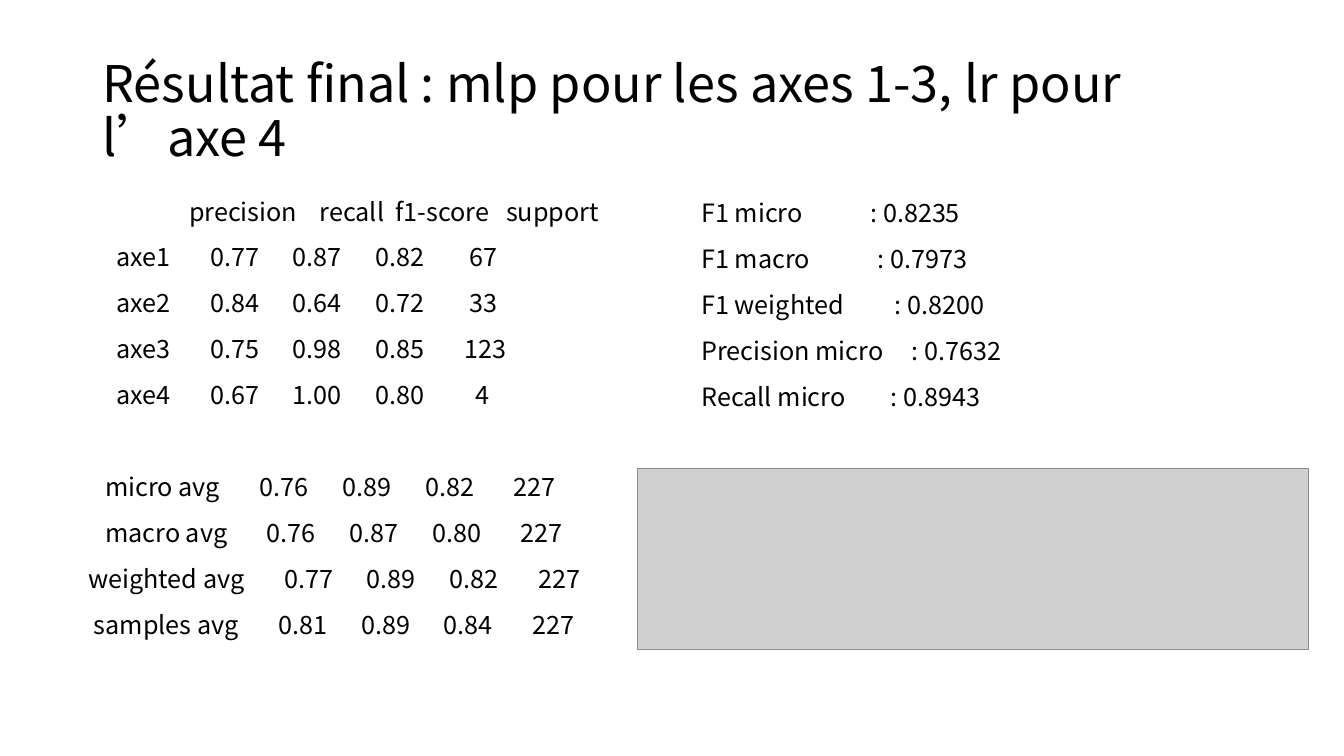
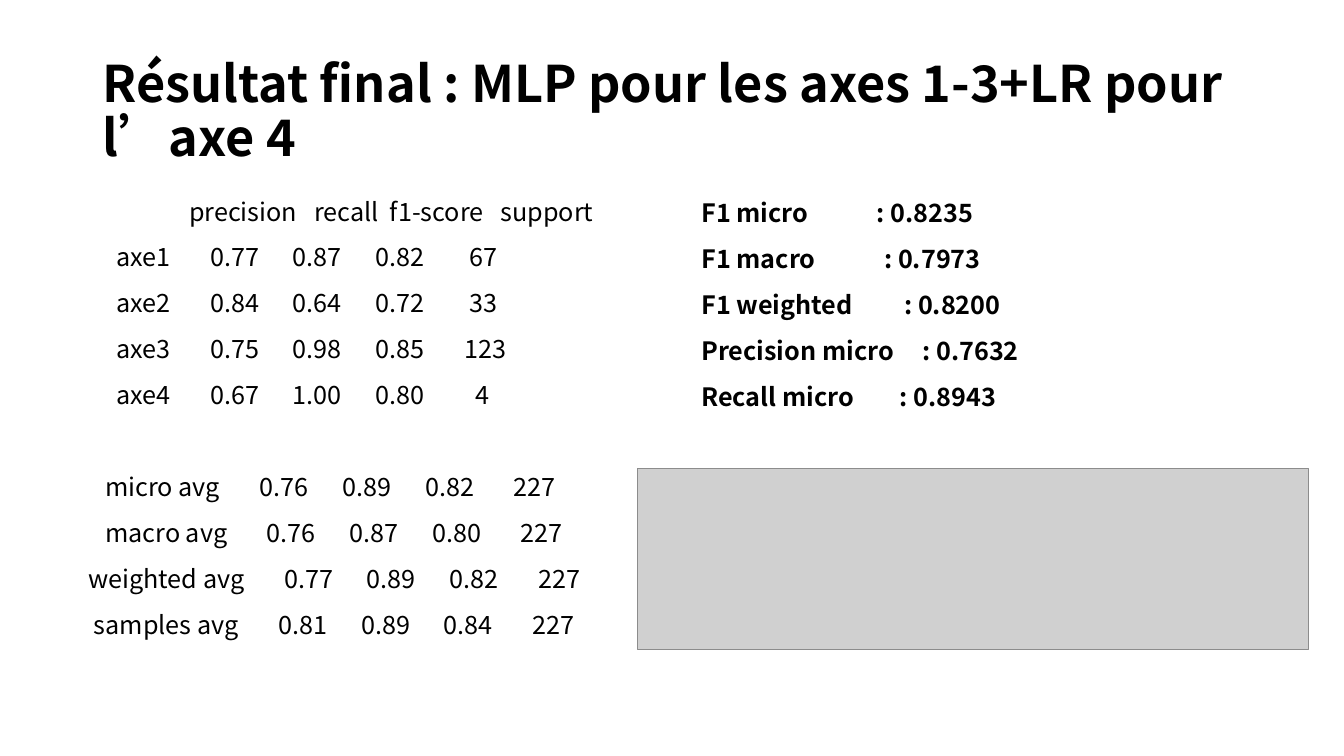
Before and after one commit to yeliu-dh/hal_insight, a slide deck: slide 8 of axe_classification.pptx (slide 9 before the commit). Drawn at 1344x756 pixels with LibreOffice and Linux fonts; fonts in the diff are those of the drawing; grey boxes stand for pictures. Boxes give left, top, right and bottom in pixels: in the first picture for what was removed or moved away, otherwise in the second. Text is boxed around its words. In the diff, an @@ line names an element or a change of style, - is before the commit and + after.

```diff
--- a/axe_classification.pptx
+++ b/axe_classification.pptx
@@ title at <box>102,55,1223,157</box>: text changed; bold on @@
-Résultat final : mlp pour les axes 1-3, lr pour l’axe 4
+Résultat final : MLP pour les axes 1-3+LR pour l’axe 4
@@ text "precision recall f1-score support" rewrapped from <box>88,200,599,640</box> to <box>88,200,593,640</box> @@
@@ text "F1 micro : 0.8235" at <box>260,201,996,497</box>: bold on @@
```
Also in this commit, not shown: 7 other slides changed, 3 slides added, 2 slides removed, 20 other files.
